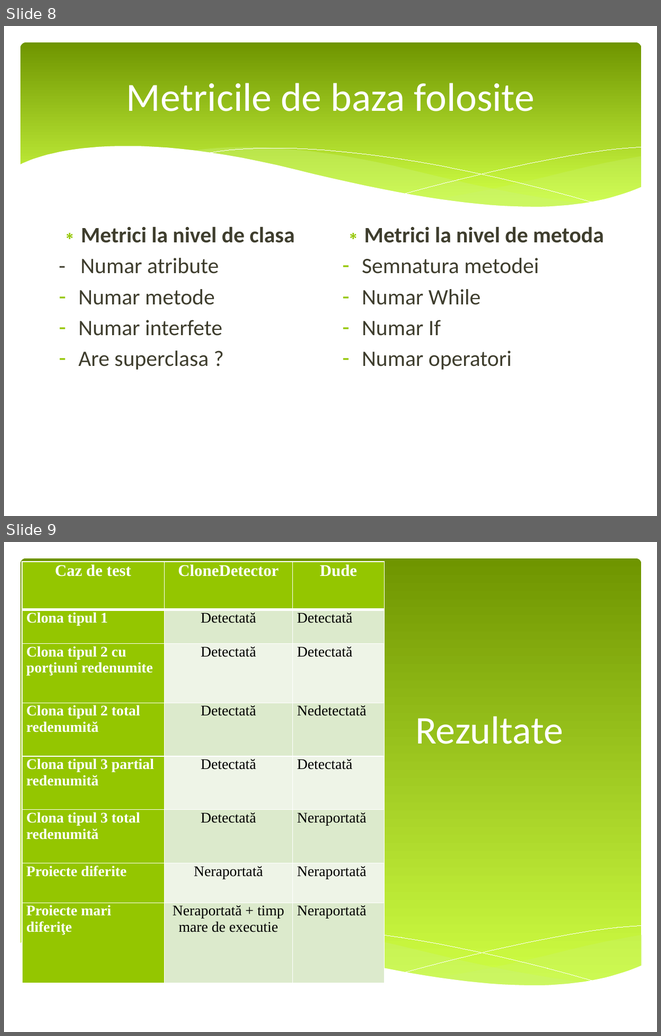
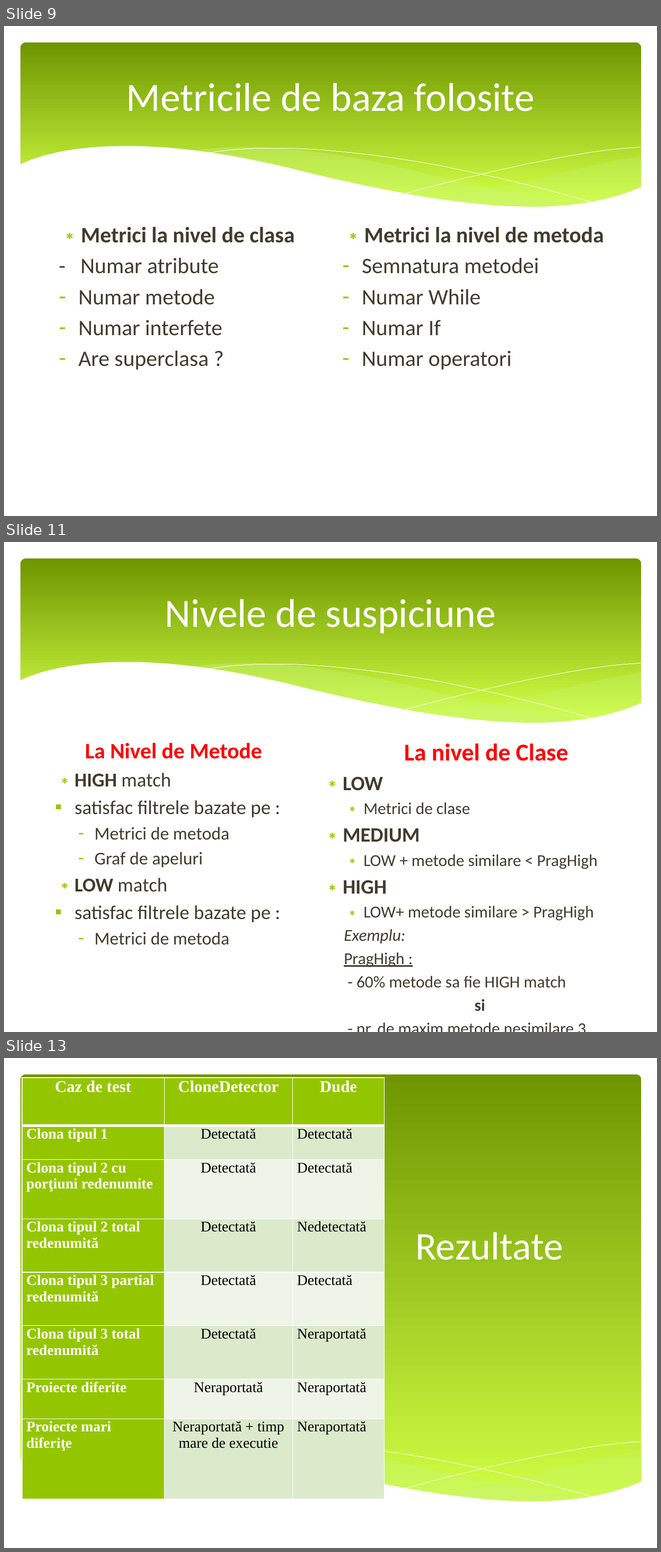
Before and after one commit to vladlep/licentavlad, a slide deck: doc/Prezentare licenta.pptx. Shown one above the other, each under a label of ours: slides 8 and 9 before the commit, slides 9, 11 and 13 after it; the slides between them are not shown. The pictures are 661x1036 and 661x1552 pixels, drawn with LibreOffice and Linux fonts; fonts in the diff are those of the drawing. Boxes give left, top, right and bottom in pixels: in the first picture for what was removed or moved away, otherwise in the second. Text is boxed around its words. In the diff, an @@ line names an element or a change of style, - is before the commit and + after.

```diff
--- a/doc/Prezentare licenta.pptx
+++ b/doc/Prezentare licenta.pptx
@@ slide 11 added at (x1=4, y1=542, x2=657, y2=1032), background #FFFFFF; not listed: 6 template elements that a slide beside it also shows @@
@@ title added at (x1=165, y1=599, x2=496, y2=634), 49 pt, text #FFFFFF @@
+Nivele de suspiciune
@@ text added at (x1=74, y1=742, x2=271, y2=945), 24 pt, text #3E3D2D @@
+La Nivel de Metode
+  ∗ HIGH match
+  ▪ satisfac filtrele bazate pe :
+    – Metrici de metoda
+    – Graf de apeluri
+  ∗ LOW match
+  ▪ satisfac filtrele bazate pe :
+    – Metrici de metoda
@@ text added at (x1=343, y1=743, x2=598, y2=1011), 20.4 pt, text #3E3D2D @@
+La nivel de Clase
+∗ LOW
+  ∗ Metrici de clase
+∗ MEDIUM
+  ∗ LOW + metode similare < PragHigh
+∗ HIGH
+  ∗ LOW+ metode similare > PragHigh
+  Exemplu:
+  PragHigh :
+  - 60% metode sa fie HIGH match
+  si
+  - nr. de maxim metode nesimilare 3
@@ what was slide 8 is now slide 9 @@
@@ what was slide 9 is now slide 13 @@
```
Also in this commit, not shown: 2 slides changed, 4 other slides added.
